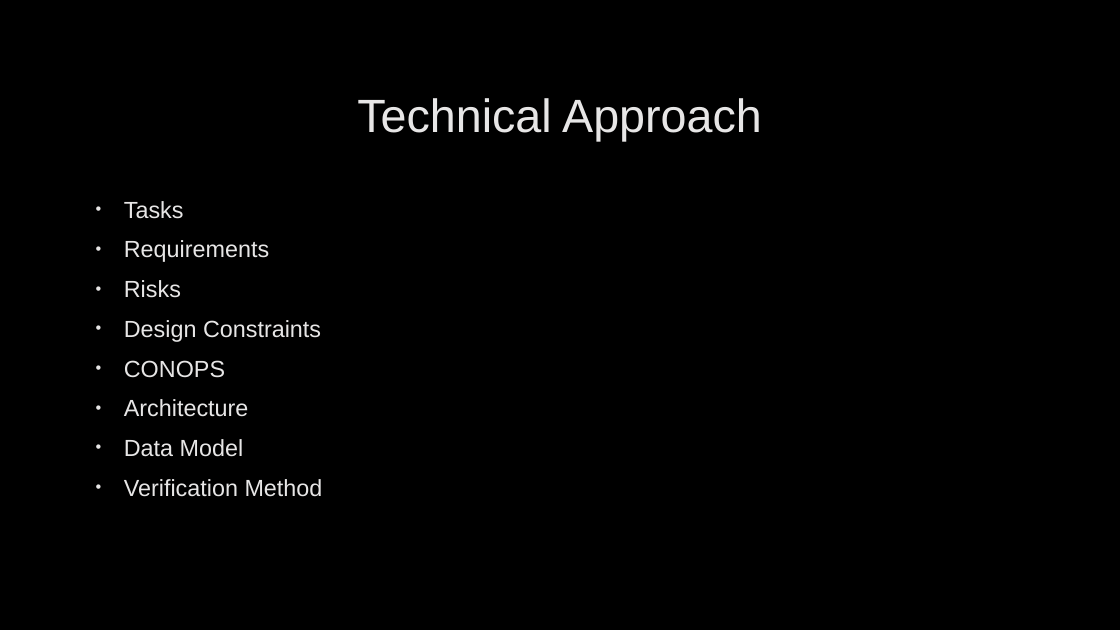
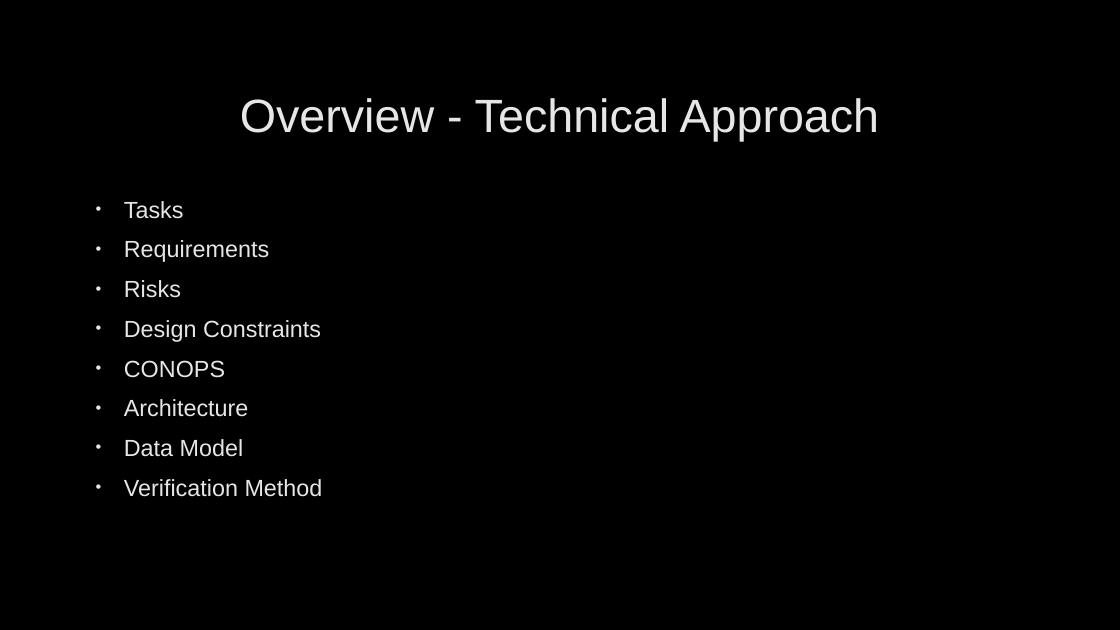
Before and after one commit to jcogs89/LMC-Packer-Loader, a slide deck: slide 5 of Assignments/E04 - Draft Design Review.pptx. Drawn at 1120x630 pixels with LibreOffice and Linux fonts; fonts in the diff are those of the drawing; background and template pictures are left out. Boxes give left, top, right and bottom in pixels: in the first picture for what was removed or moved away, otherwise in the second. Text is boxed around its words. In the diff, an @@ line names an element or a change of style, - is before the commit and + after.

```diff
--- a/Assignments/E04 - Draft Design Review.pptx
+++ b/Assignments/E04 - Draft Design Review.pptx
@@ title at (240,98,880,141): text changed @@
-Technical Approach
+Overview - Technical Approach
```
Also in this commit, not shown: 9 other slides changed.
